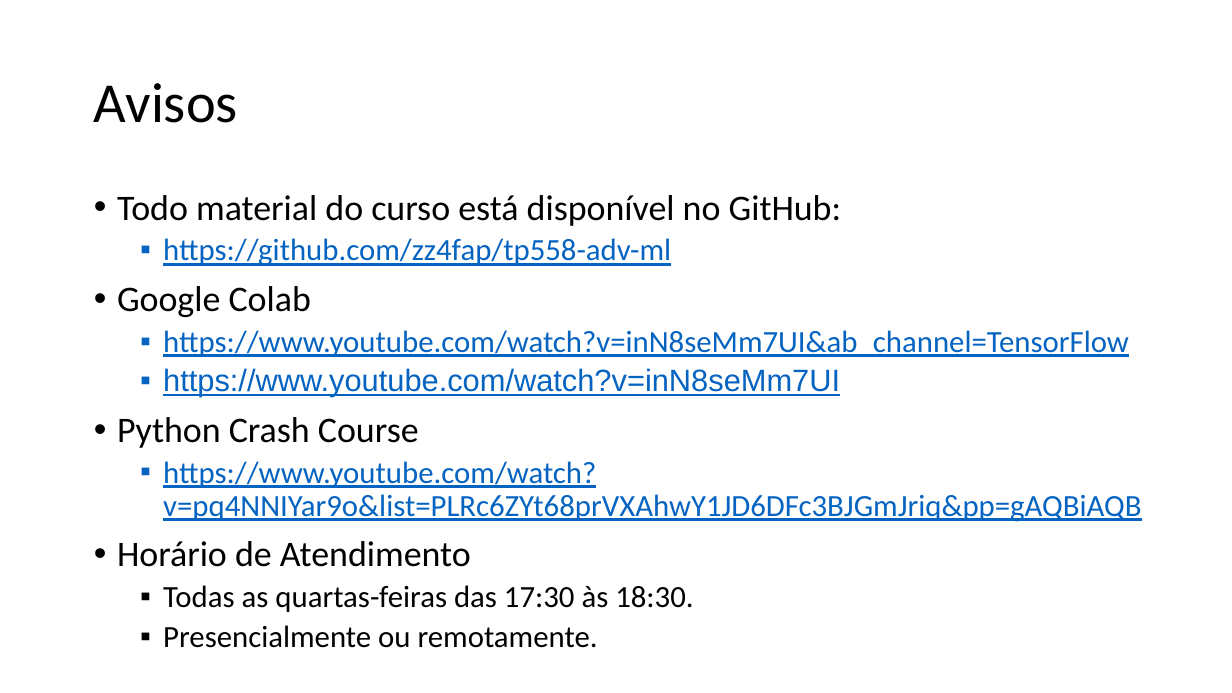
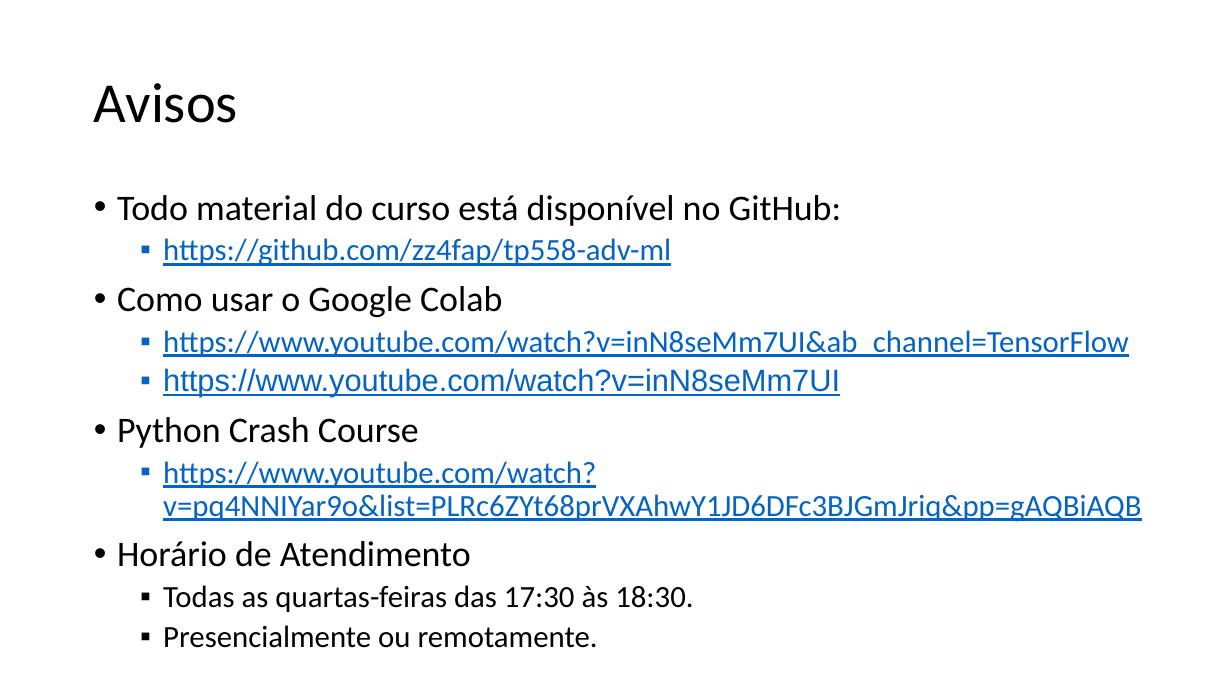
Before and after one commit to zz4fap/tp558-adv-ml, a slide deck: slide 16 of slides/TP558_1_Introdução_ao_curso.pptx. Drawn at 1232x693 pixels with LibreOffice and Linux fonts; fonts in the diff are those of the drawing. Boxes give left, top, right and bottom in pixels: in the first picture for what was removed or moved away, otherwise in the second. Text is boxed around its words. In the diff, an @@ line names an element or a change of style, - is before the commit and + after.

```diff
--- a/slides/TP558_1_Introdução_ao_curso.pptx
+++ b/slides/TP558_1_Introdução_ao_curso.pptx
@@ text at (117, 286, 502, 317): text changed @@
-• Google Colab
+• Como usar o Google Colab
```
Also in this commit, not shown: 5 other slides changed, 5 other files.
